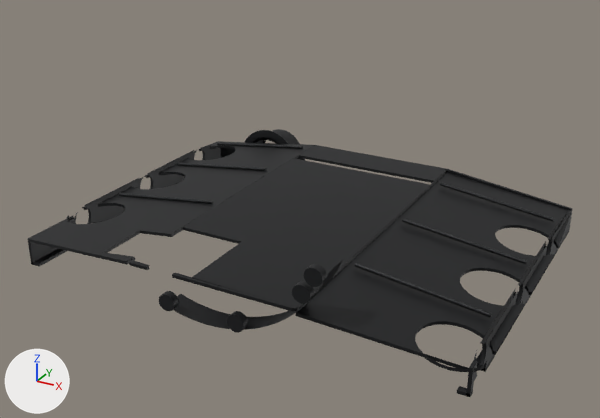
One commit to the glTF model porsche-911sc-engine/parts/upper-air-guide.glb: the scene before it, then after it.
Before and after are seen from a 50 mm lens placed at (406.0, -749.0, 529.0), pointed at (8.0, -26.0, 168.0). The lights are fixed; the arrows at lower left show +X, +Y and +Z. The picture after the commit comes second. Where no turn or scale is listed for an object, it has been applied to the vertices. Vertices at exactly the same position are counted once.

In view in the first picture: 'upper-air-guide:satinBlack'.
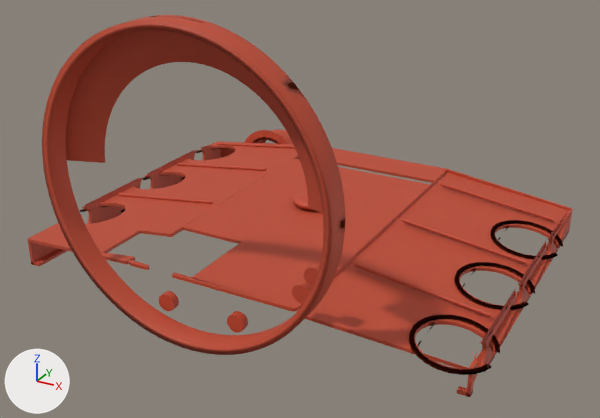
Where the newer file only moved an object's origin or applied its transform, the numbers keep the older frame.

What differs and where, as boxes (x1, y1, x2, y2) in the pictures (600 x 418 px):
'upper-air-guide:satinBlack', reshaped (42% taller): before (27, 129, 573, 397); after (27, 15, 573, 397)
part 1 of me_mesh_0, added (red): after (42, 15, 345, 355)
part 2 of me_mesh_0, added: after (293, 190, 313, 210)
part 3 of me_mesh_0, deleted: before (173, 260, 343, 330)
part 4 of me_mesh_0, built on: before (67, 143, 213, 218); after (28, 141, 296, 252)
part 5 of me_mesh_0, built on: before (480, 244, 554, 370); after (305, 173, 572, 379)
part 6 of me_mesh_0, deleted: before (172, 274, 282, 309)
part 7 of me_mesh_0, recoloured (black to red): (27, 129, 573, 397) in both

The change in detail:
Material 'shroudRed' (mat_shroudred) is new.
Its base color is (0.527, 0.0685, 0.0296) (red #c04a30).
Its metallic is 0.04.
Its roughness is 0.62.
me_mesh_0 is used by ob_upper_air_guide_satinblack; location (-1.4, 19.3, 140.2).
me_mesh_0 had 3599 vertices, 4722 faces and spanned x -262.0..262.0, y -224.0..224.0, z -66.0..66.0.
me_mesh_0 now has 6351 vertices, 9733 faces and spans x -263.0..268.0, y -251.0..224.0, z -66.0..264.0.
me_mesh_0 part 1: a new loose piece of 678 vertices spanning x -148.0..150.0, y -251.0..-211.0, z -34.0..264.0, in mat_shroudred (red #c04a30).
me_mesh_0 part 2: a new loose piece of 156 vertices spanning x -23.0..25.0, y -21.0..27.0, z 13.0..24.0, in mat_shroudred (red #c04a30).
me_mesh_0 part 3: the loose piece of 98 vertices spanning x -44.0..132.0, y -218.0..-192.0, z -26.0..63.0 is deleted.
me_mesh_0 part 4: 17 vertices moved within x -260.0..-247.0, y -95.0..146.0, z -38.0..-8.0; 46 vertices removed from x -258.0..-247.0, y -125.0..146.0, z -38.0..-1.0; 1066 vertices added at x -263.0..-187.0, y -198.0..174.0, z -38.0..1.0.
me_mesh_0 part 5: 13 vertices moved within x 250.0..262.0, y -154.0..80.0, z -38.0..-11.0; 35 vertices removed from x 250.0..262.0, y -180.0..79.0, z -38.0..-2.0; 1031 vertices added at x 190.0..268.0, y -210.0..163.0, z -38.0..0.0.
me_mesh_0 part 6: 2 vertices removed from x -39.0, y -211.0, z 10.0..13.0.
me_mesh_0 part 7: 3727 faces spanning x -260.0..262.0, y -224.0..224.0, z -66.0..66.0 switch from mat_satinblack (black #1b1c1e) to mat_shroudred (red #c04a30).
Other edits to the shape of me_mesh_0 do not show in these pictures.
